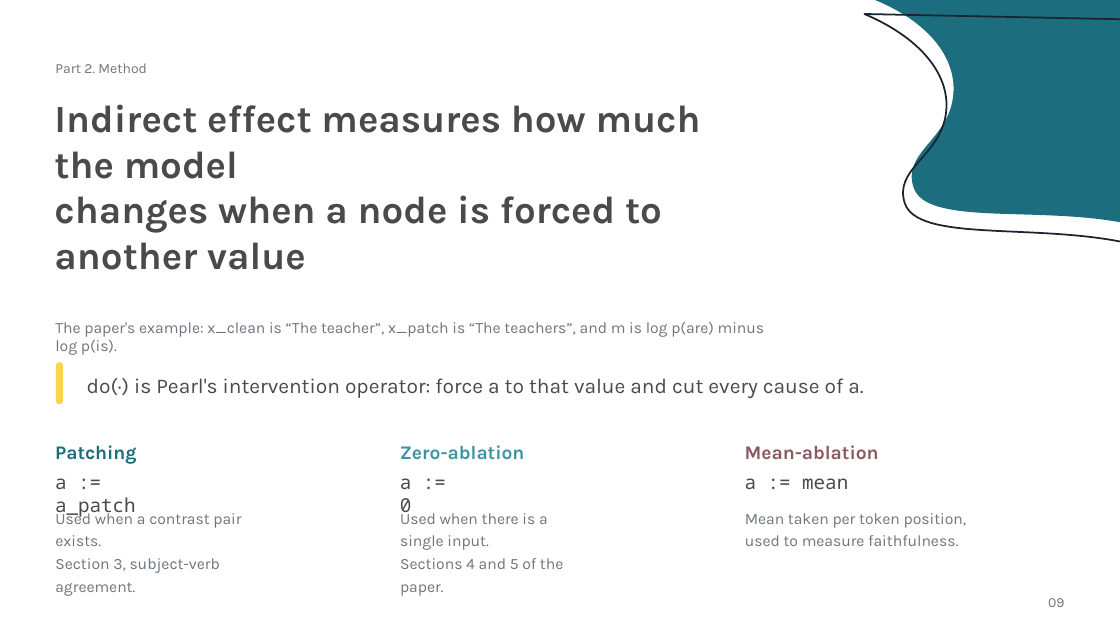
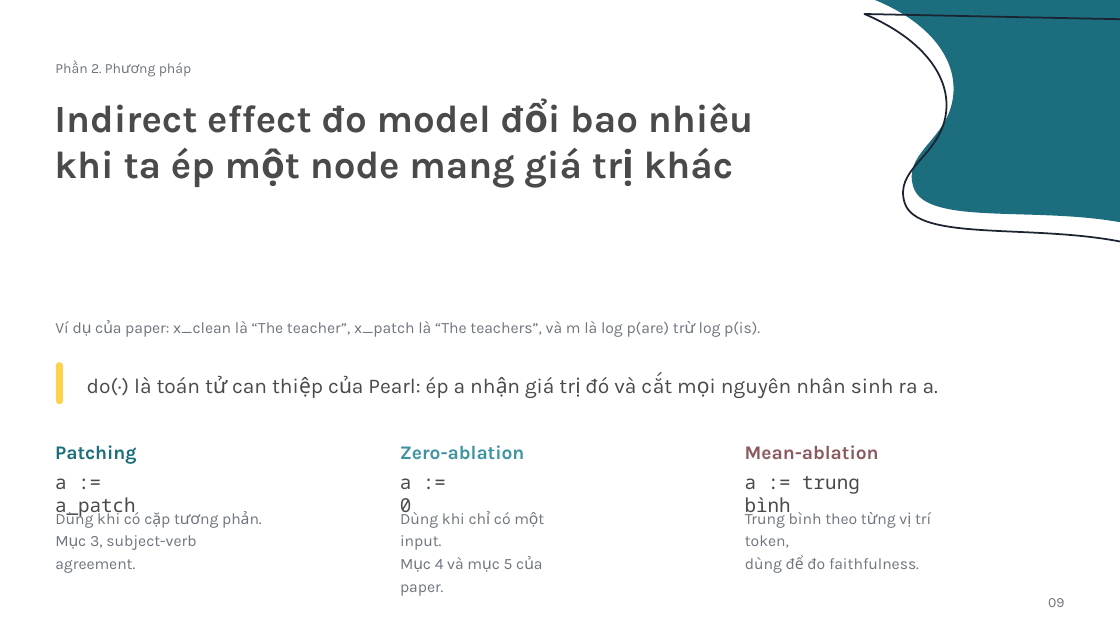
Before and after one commit to jasonhoang6201/xai-sparse-feature-circuits, a slide deck: slide 9 of slide/sparse-feature-circuits-seminar.pptx. Drawn at 1120x630 pixels with LibreOffice and Linux fonts; fonts in the diff are those of the drawing. Boxes give left, top, right and bottom in pixels: in the first picture for what was removed or moved away, otherwise in the second. Text is boxed around its words. In the diff, an @@ line names an element or a change of style, - is before the commit and + after.

```diff
--- a/slide/sparse-feature-circuits-seminar.pptx
+++ b/slide/sparse-feature-circuits-seminar.pptx
@@ text at (x1=91, y1=62, x2=191, y2=76): text changed @@
-Part 2. Method
+Phần 2. Phương pháp
@@ text at (x1=54, y1=103, x2=753, y2=188): text changed @@
-Indirect effect measures how much the model
-changes when a node is forced to another value
+Indirect effect đo model đổi bao nhiêu
+khi ta ép một node mang giá trị khác
@@ text at (x1=55, y1=321, x2=760, y2=337): text changed @@
-The paper's example: x_clean is “The teacher”, x_patch is “The teachers”, and m is log p(are) minus log p(is).
+Ví dụ của paper: x_clean là “The teacher”, x_patch là “The teachers”, và m là log p(are) trừ log p(is).
@@ text at (x1=87, y1=377, x2=938, y2=398): text changed @@
-do(·) is Pearl's intervention operator: force a to that value and cut every cause of a.
+do(·) là toán tử can thiệp của Pearl: ép a nhận giá trị đó và cắt mọi nguyên nhân sinh ra a.
@@ text at (x1=745, y1=476, x2=860, y2=518): text changed @@
-a := mean
+a := trung bình
@@ text at (x1=55, y1=510, x2=196, y2=573): text changed @@
-Used when a contrast pair exists.
-Section 3, subject-verb agreement.
+Dùng khi có cặp tương phản.
+Mục 3, subject-verb agreement.
@@ text at (x1=400, y1=510, x2=513, y2=596): text changed @@
-Used when there is a single input.
-Sections 4 and 5 of the paper.
+Dùng khi chỉ có một input.
+Mục 4 và mục 5 của paper.
@@ text at (x1=745, y1=510, x2=931, y2=573): text changed @@
-Mean taken per token position,
-used to measure faithfulness.
+Trung bình theo từng vị trí token,
+dùng để đo faithfulness.
```
Also in this commit, not shown: 25 other slides changed, 5 slides added, 5 slides removed, 13 other files.
